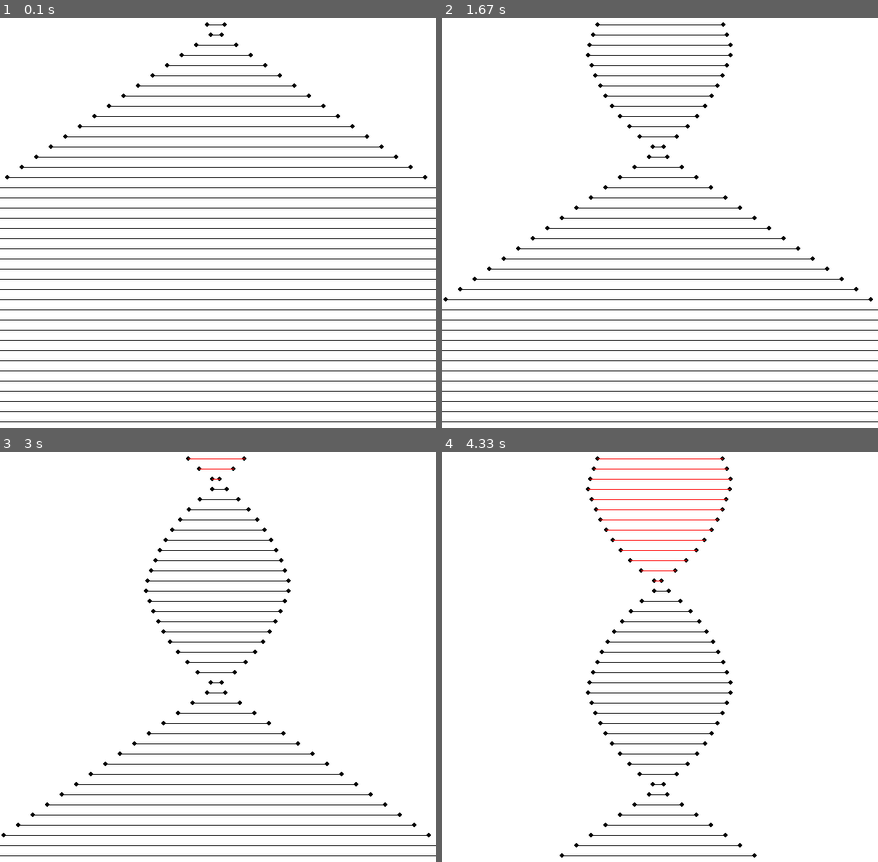
Above: before the commit, frames 1-4 (two rows, left to right).
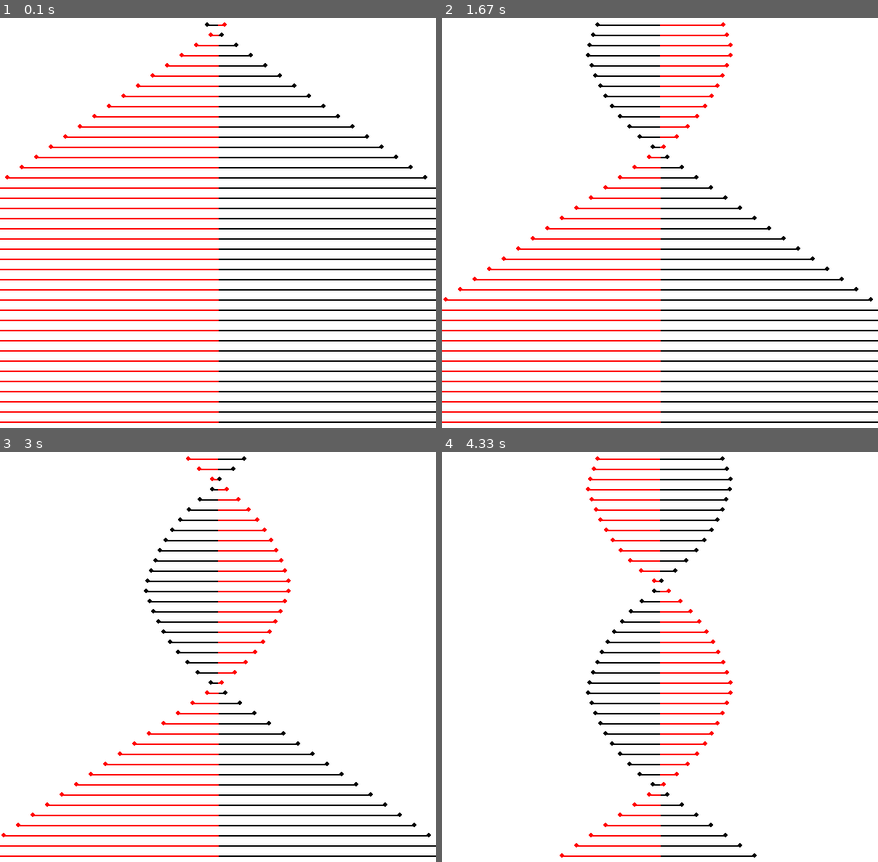
Above: after the commit, the same moments.

Repository: Jaleksi/Pygame
Game: pygame game, started from dnaemt.py
Same seed, same stepped clock (60 frames per second), same inputs: the game is played once before the commit and once after it.
Inputs:
- Up to frame 1 (0.1 s): no input
- Up to frame 2 (1.67 s): no input
- Up to frame 3 (3 s): no input
- Up to frame 4 (4.33 s): no input

The runs differ from the first frame. In frame 1, 8.5% of the frame differs, in the area x 0-100%, y 1-99%; in frame 2, 6.2%; in frame 3, 3.9%; in frame 4, 2.5%.

Commit message:
dnaemt.py

Diff:
--- a/dnaemt.py
+++ b/dnaemt.py
@@ -16,19 +16,23 @@
         self.y = y
         self.suunta = 0
         self.color = pygame.Color("black")
+        self.color2 = pygame.Color("red")
 
     def piirto(self):
         self.pos = [int(self.x), int(self.y)]
         self.pos2 = [int(300+self.vali), int(self.y)]
-        pygame.draw.circle(display, (0), self.pos, 3, 0)
-        pygame.draw.circle(display, (0), self.pos2, 3, 0)
-        pygame.draw.line(display, self.color, self.pos, self.pos2, 1)
+        pygame.draw.line(display, self.color, self.pos, [300, int(self.y)], 2)
+        pygame.draw.line(display, self.color2, [300, int(self.y)], self.pos2, 2)
+        pygame.draw.circle(display, self.color, self.pos, 3, 0)
+        pygame.draw.circle(display, self.color2, self.pos2, 3, 0)
 
     def varivaihto(self):
         if(self.color == pygame.Color("black")):
             self.color = pygame.Color("red")
+            self.color2 = pygame.Color("black")
         else:
             self.color = pygame.Color("black")
+            self.color2 = pygame.Color("red")
 
     def heilu(self):
         self.vali = 300-self.x
@@ -44,7 +48,6 @@
             self.x -= self.vauhti
         else:
             self.x += self.vauhti
-
 
 def inputt():
     for event in pygame.event.get():
